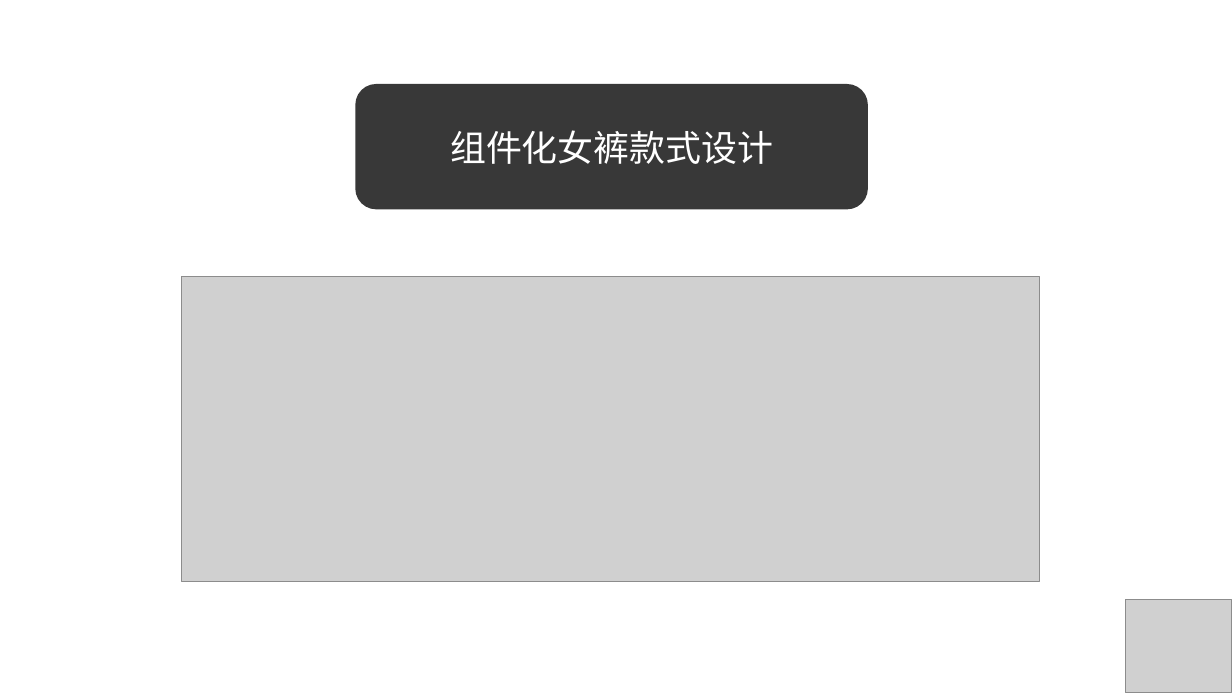
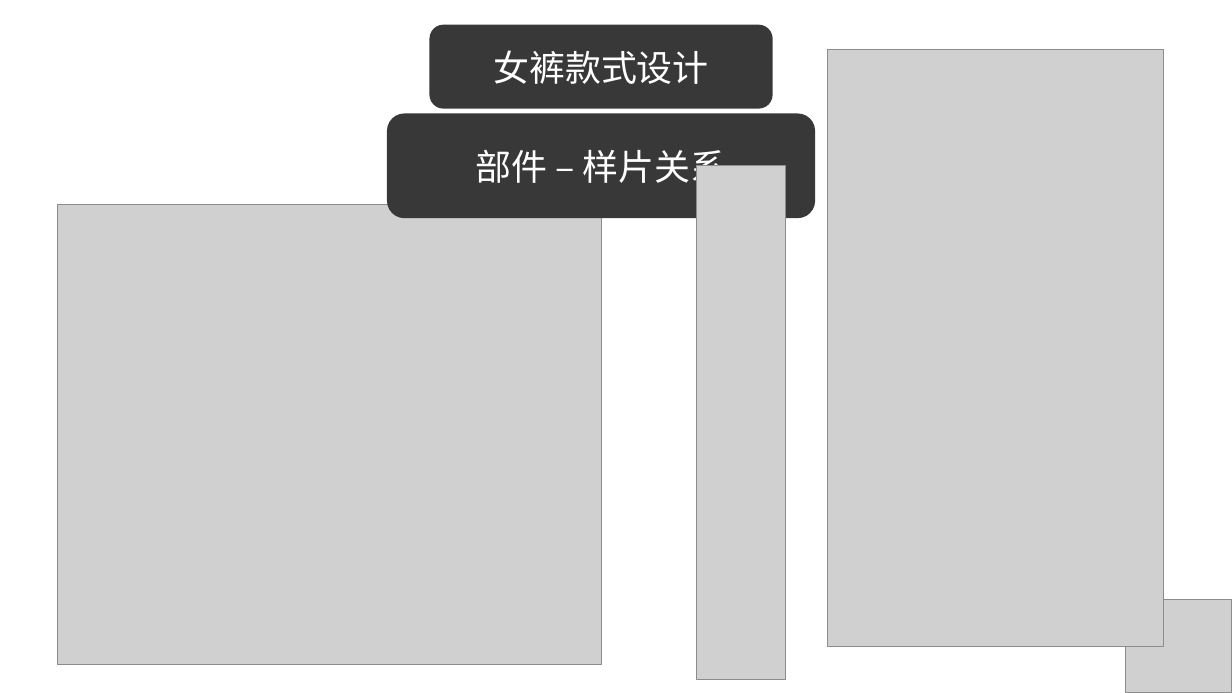
Before and after one commit to wushuangabao/ClothingPatternDesignSystem, a slide deck: slide 17 of 答辩PPT.pptx (slide 18 before the commit). Drawn at 1232x693 pixels with LibreOffice and Linux fonts; fonts in the diff are those of the drawing; grey boxes stand for pictures; background and template pictures are left out. Boxes give left, top, right and bottom in pixels: in the first picture for what was removed or moved away, otherwise in the second. Text is boxed around its words. In the diff, an @@ line names an element or a change of style, - is before the commit and + after.

```diff
--- a/答辩PPT.pptx
+++ b/答辩PPT.pptx
@@ rounded rectangle "女裤款式设计": place and size @@
-rounded rectangle "女裤款式设计" at (356,84,869,210)
+rounded rectangle "女裤款式设计" at (430,25,773,109)
@@ text in rounded rectangle at (493,50,708,84): text changed @@
-组件化女裤款式设计
+女裤款式设计
@@ picture added at (828,50,1164,647) @@
@@ rounded rectangle added at (387,114,815,218), fill #383838, 28 pt, text #FFFFFF @@
+部件 – 样片关系
@@ picture added at (697,165,786,679) @@
@@ picture added at (57,204,602,665) @@
@@ picture removed at (182,277,1040,581) @@
```
Also in this commit, not shown: 6 other slides changed, 1 other file.
